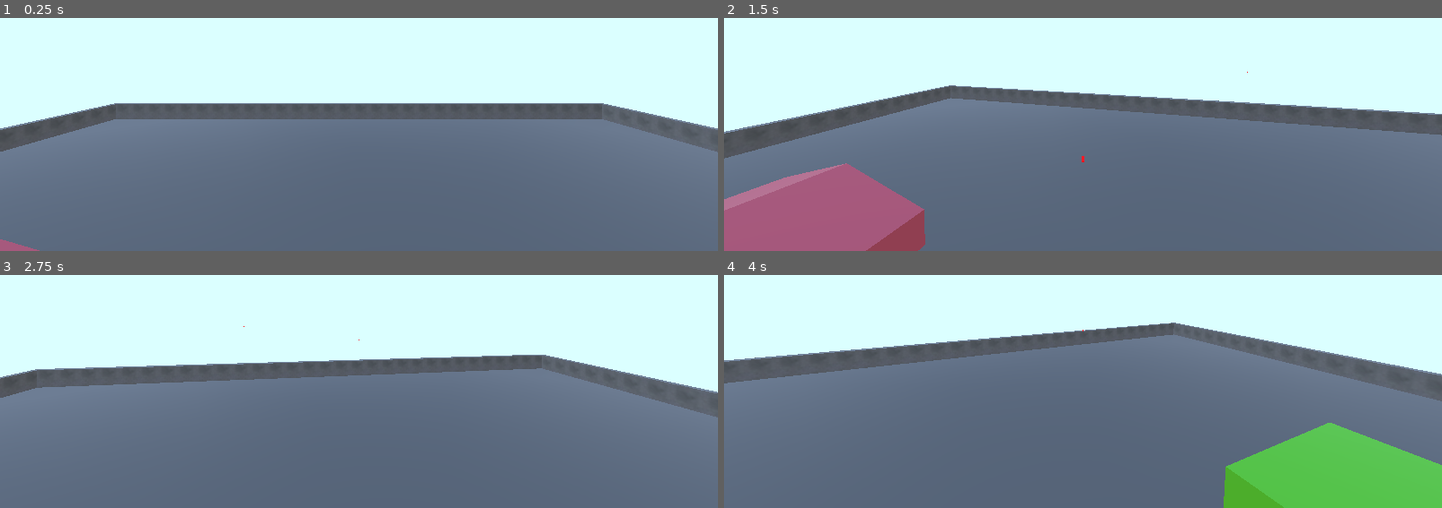
Above: before the commit, frames 1-4 (two rows, left to right).
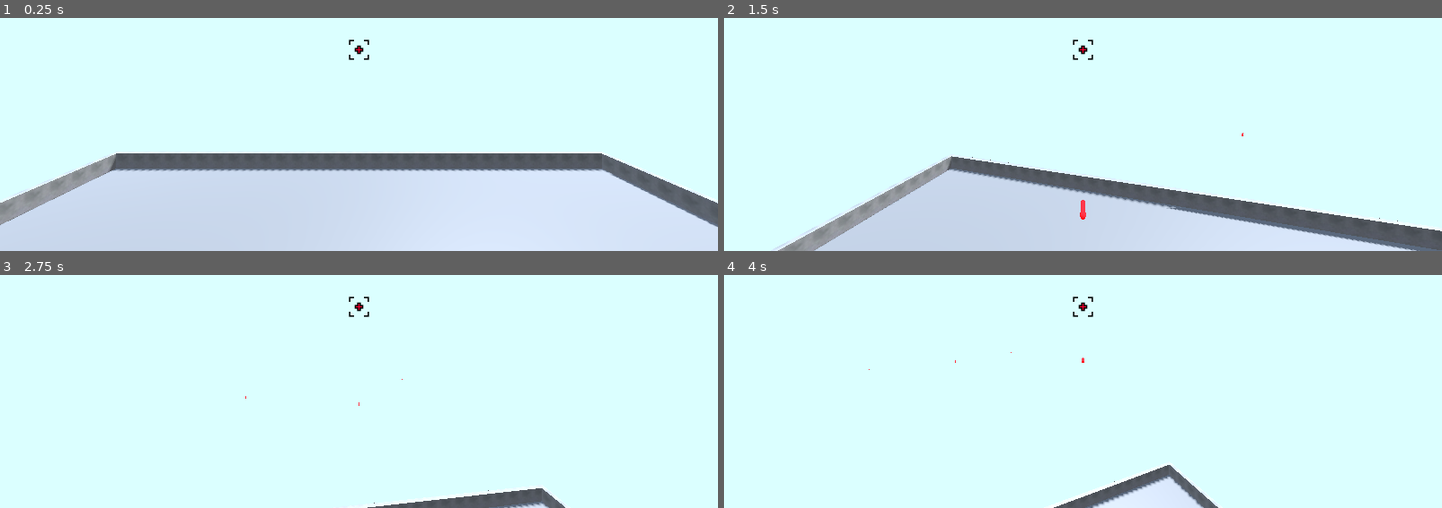
Above: after the commit, the same moments.

Repository: AlexandrMKC/game_jam
Game: Godot game, scene res://scenes/game.tscn
Same seed, same stepped clock (60 frames per second), same inputs: the game is played once before the commit and once after it.
Inputs (mouse positions are in pixels of both pictures, inside the frame that each line leads up to):
- Up to frame 1 (0.25 s): no input
- Up to frame 2 (1.5 s): tap Enter at 0.5 s; move the mouse to (1118, 48) at 0.52 s; press the mouse at (1118, 48) at 0.53 s; hold Space (move_up, bound only after the commit) from 0.53 s (still down); move the mouse to (1047, 50) at 1.27 s; release the mouse at (1047, 50) at 1.28 s; click (1047, 50) at 1.35 s
- Up to frame 3 (2.75 s): keep holding Space (move_up, bound only after the commit); move the mouse to (373, 300) at 2.02 s; press the mouse at (373, 300) at 2.03 s
- Up to frame 4 (4 s): keep holding Space (move_up, bound only after the commit); move the mouse to (1075, 312) at 2.77 s; release the mouse at (1075, 312) at 2.78 s; click (1075, 312) at 2.85 s; move the mouse to (1133, 312) at 3.52 s; press the mouse at (1133, 312) at 3.53 s

The runs differ from the first frame. In frame 1, 61% of the frame differs, in the area x 0-100%, y 9-100%; in frame 2, 62%; in frame 3, 61%; in frame 4, 70%.

Commit message:
add vertical movement, add health component

Diff:
--- a/locations/location_1.tscn
+++ b/locations/location_1.tscn
@@ -1,12 +1,22 @@
-[gd_scene load_steps=8 format=3 uid="uid://b5tc51obi0kks"]
+[gd_scene load_steps=12 format=3 uid="uid://b5tc51obi0kks"]
 
 [ext_resource type="PackedScene" uid="uid://bxk3hbm40e6ld" path="res://models/loc_1.gltf" id="1_f0f4m"]
+[ext_resource type="Script" path="res://scripts/Buildings/Building.gd" id="2_vbn2i"]
+[ext_resource type="Script" path="res://scripts/Components/HealthComponent.gd" id="3_xxj6t"]
 
 [sub_resource type="ConcavePolygonShape3D" id="ConcavePolygonShape3D_4vlmw"]
 data = PackedVector3Array(-50, 0, 50, 50, 0, -50, -50, 0, -50, -50, 0, 50, 50, 0, 50, 50, 0, -50, -49.0005, 1, 48.999,  …(1580 unchanged characters)…
 
+[sub_resource type="Resource" id="Resource_1y3yw"]
+script = ExtResource("3_xxj6t")
+TOTAL_HEALTH = 200.0
+
 [sub_resource type="ConcavePolygonShape3D" id="ConcavePolygonShape3D_mx2pa"]
 data = PackedVector3Array(-10, -2.5, 20, -10, 2.4999, -20, -10, 2.4999, 20, -10, -2.5, 20, -10, -2.5, -20, -10, 2.4999, …(714 unchanged characters)…
+
+[sub_resource type="Resource" id="Resource_vnbpw"]
+script = ExtResource("3_xxj6t")
+TOTAL_HEALTH = 100.0
 
 [sub_resource type="ConcavePolygonShape3D" id="ConcavePolygonShape3D_kyctw"]
 data = PackedVector3Array(-2.5, -2.5, 2.5, -2.5, 2.5, -7.5, -2.5, 2.5, 2.5, -2.5, -2.5, 2.5, -2.5, -2.5, -7.5, -2.5, 2. …(518 unchanged characters)…
@@ -37,7 +47,9 @@
 shape = SubResource("ConcavePolygonShape3D_4vlmw")
 
 [node name="Cube" parent="." index="1"]
-transform = Transform3D(0.5, 0, 0, 0, 0.5, 0, 0, 0, 0.5, -24.326, 2.24061, 0)
+transform = Transform3D(0.3, 0, 0, 0, 0.3, 0, 0, 0, 0.3, -24.326, 2.24061, 0)
+script = ExtResource("2_vbn2i")
+HEALTH_COMPONENT = SubResource("Resource_1y3yw")
 
 [node name="StaticBody3D" type="StaticBody3D" parent="Cube" index="0"]
 collision_layer = 2
@@ -47,7 +59,9 @@
 shape = SubResource("ConcavePolygonShape3D_mx2pa")
 
 [node name="Cube_001" parent="." index="2"]
-transform = Transform3D(0.75, 0, 0, 0, 0.75, 0, 0, 0, 0.75, 13.2901, 2.74735, 0)
+transform = Transform3D(0.5, 0, 0, 0, 0.5, 0, 0, 0, 0.5, 13.2901, 2.74735, 0)
+script = ExtResource("2_vbn2i")
+HEALTH_COMPONENT = SubResource("Resource_vnbpw")
 
 [node name="StaticBody3D" type="StaticBody3D" parent="Cube_001" index="0"]
 collision_layer = 2
@@ -58,3 +72,7 @@
 
 [node name="WorldEnvironment" type="WorldEnvironment" parent="." index="3"]
 environment = SubResource("Environment_284sd")
+
+[node name="DirectionalLight3D" type="DirectionalLight3D" parent="WorldEnvironment" index="0"]
+transform = Transform3D(-0.866023, -0.433016, 0.250001, 0, 0.499998, 0.866027, -0.500003, 0.749999, -0.43301, 0, 0, 0)
+shadow_enabled = true
--- a/project.godot
+++ b/project.godot
@@ -56,6 +56,16 @@
 "events": [Object(InputEventMouseButton,"resource_local_to_scene":false,"resource_name":"","device":-1,"window_id":0,"a …(253 unchanged characters)…
 ]
 }
+move_up={
+"deadzone": 0.5,
+"events": [Object(InputEventKey,"resource_local_to_scene":false,"resource_name":"","device":-1,"window_id":0,"alt_pressed":false,"shift_pressed":false,"ctrl_pressed":false,"meta_pressed":false,"pressed":false,"keycode":0,"physical_keycode":32,"key_label":0,"unicode":32,"location":0,"echo":false,"script":null)
+]
+}
+move_down={
+"deadzone": 0.5,
+"events": [Object(InputEventKey,"resource_local_to_scene":false,"resource_name":"","device":-1,"window_id":0,"alt_pressed":false,"shift_pressed":false,"ctrl_pressed":false,"meta_pressed":false,"pressed":false,"keycode":0,"physical_keycode":4194326,"key_label":0,"unicode":0,"location":0,"echo":false,"script":null)
+]
+}
 
 [layer_names]
 
--- a/scenes/game.tscn
+++ b/scenes/game.tscn
@@ -1,15 +1,36 @@
-[gd_scene load_steps=4 format=3 uid="uid://dvksxwjbv15cn"]
+[gd_scene load_steps=5 format=3 uid="uid://dvksxwjbv15cn"]
 
 [ext_resource type="Script" path="res://scripts/game.gd" id="1_2my3a"]
 [ext_resource type="PackedScene" uid="uid://vyrwgd2taex0" path="res://scenes/player.tscn" id="1_2ua3r"]
 [ext_resource type="PackedScene" uid="uid://b5tc51obi0kks" path="res://locations/location_1.tscn" id="3_787oh"]
+[ext_resource type="Texture2D" uid="uid://beklhmhwrqy6y" path="res://models/crosshair.png" id="4_eouho"]
 
 [node name="Game" type="Node3D"]
 script = ExtResource("1_2my3a")
 
-[node name="world" type="Node3D" parent="."]
+[node name="World" type="Node3D" parent="."]
 
-[node name="Player" parent="world" instance=ExtResource("1_2ua3r")]
-transform = Transform3D(1, 0, 0, 0, 1, 0, 0, 0, 1, 0, 10, 0)
+[node name="location1" parent="World" instance=ExtResource("3_787oh")]
 
-[node name="location1" parent="." instance=ExtResource("3_787oh")]
+[node name="Player" parent="World" instance=ExtResource("1_2ua3r")]
+transform = Transform3D(1, 0, 0, 0, 1, 0, 0, 0, 1, 0, 20, 0)
+
+[node name="UI" type="Control" parent="."]
+layout_mode = 3
+anchors_preset = 15
+anchor_right = 1.0
+anchor_bottom = 1.0
+grow_horizontal = 2
+grow_vertical = 2
+mouse_filter = 2
+
+[node name="Crosshair" type="TextureRect" parent="UI"]
+layout_mode = 1
+anchors_preset = 8
+anchor_left = 0.5
+anchor_top = 0.5
+anchor_right = 0.5
+anchor_bottom = 0.5
+grow_horizontal = 2
+grow_vertical = 2
+texture = ExtResource("4_eouho")
--- a/scenes/player.tscn
+++ b/scenes/player.tscn
@@ -1,18 +1,24 @@
-[gd_scene load_steps=5 format=3 uid="uid://vyrwgd2taex0"]
+[gd_scene load_steps=7 format=3 uid="uid://vyrwgd2taex0"]
 
 [ext_resource type="PackedScene" uid="uid://covww25y3n676" path="res://models/robot.gltf" id="1_h8jyn"]
 [ext_resource type="Script" path="res://scripts/player.gd" id="1_u5n7m"]
+[ext_resource type="Script" path="res://scripts/Components/HealthComponent.gd" id="2_sbnu8"]
 [ext_resource type="PackedScene" uid="uid://dawcj88u8xawr" path="res://scenes/turret.tscn" id="3_t1l53"]
+
+[sub_resource type="Resource" id="Resource_eisdi"]
+script = ExtResource("2_sbnu8")
+TOTAL_HEALTH = 100.0
 
 [sub_resource type="BoxShape3D" id="BoxShape3D_442m3"]
 size = Vector3(9, 1, 4)
 
 [node name="CharacterBody3D" type="CharacterBody3D" node_paths=PackedStringArray("WEAPONRY")]
 script = ExtResource("1_u5n7m")
+WEAPONRY = NodePath("PlayerMesh/Turret")
+HEALTH_COMPONENT = SubResource("Resource_eisdi")
 TILT_UPPER_LIMIT = 0.0
 BASE_SPEED = 20.0
 DECELERATION = 2.0
-WEAPONRY = NodePath("PlayerMesh/Turret")
 
 [node name="PlayerMesh" parent="." instance=ExtResource("1_h8jyn")]
 transform = Transform3D(-2.18557e-08, 0, -0.5, 0, 0.5, 0, 0.5, 0, -2.18557e-08, 0, 0, 0)
@@ -25,6 +31,6 @@
 shape = SubResource("BoxShape3D_442m3")
 
 [node name="CameraController" type="Node3D" parent="."]
-transform = Transform3D(1, 0, 0, 0, 0.707107, 0.707107, 0, -0.707107, 0.707107, 0, 5, 4)
+transform = Transform3D(1, 0, 0, 0, 0.4472, 0.8944, 0, -0.8944, 0.4472, 0, 5, 4)
 
 [node name="Camera3D" type="Camera3D" parent="CameraController"]
--- /dev/null
+++ b/scripts/Buildings/Building.gd
@@ -0,0 +1,14 @@
+class_name Building
+extends Node
+
+@export
+var HEALTH_COMPONENT : HealthComponent
+
+func _ready():
+	if !HEALTH_COMPONENT:
+		push_error("Missing Health component!")
+		return
+	HEALTH_COMPONENT.health_depleted.connect(_on_health_component_health_depleted)
+
+func _on_health_component_health_depleted():
+	queue_free()
--- /dev/null
+++ b/scripts/Components/HealthComponent.gd
@@ -0,0 +1,33 @@
+class_name HealthComponent
+extends Resource
+
+@export
+var TOTAL_HEALTH : float = 0
+
+signal health_depleted
+
+var _health : float
+
+func _init():
+	# грязный хак
+	call_deferred("Ready")
+
+func Ready():
+	_health = TOTAL_HEALTH
+	print(_health)
+
+func TakeDamage(damage: float):
+	# debug
+	if damage < 0:
+		push_warning("Damage is not positive, something is wrong")
+
+	_health -= damage
+	if _health <= 0.0 || is_zero_approx(_health):
+		health_depleted.emit()
+
+func Heal(value: float):
+	# debug
+	if value < 0:
+		push_warning("Heal value is not positive, something is wrong")
+
+	_health = clamp(_health + value, 0, TOTAL_HEALTH)
--- a/scripts/Projectiles/shell.gd
+++ b/scripts/Projectiles/shell.gd
@@ -2,7 +2,10 @@
 extends Node3D
 
 @export
-var SPEED: float = 100
+var SPEED: float = 40
+
+@export
+var RAYCAST_DISTANCE: float = -0.7 # forward
 
 @onready
 var MESH = $MeshInstance3D
@@ -11,17 +14,40 @@
 @onready
 var DESTRUCT_TIMER = $DestructTimer
 
+var _base_speed : float = 40
+
+var shell_damage : float = 0
+
+
 # Called when the node enters the scene tree for the first time.
 func _ready() -> void:
-	pass # Replace with function body.
+	if !MESH:
+		push_error("Missing shell mesh!")
+	if !RAYCAST:
+		push_error("Missing shell Raycast!")
+	if !DESTRUCT_TIMER:
+		push_error("Missing shell Destruct timer!")
+
+	if !shell_damage:
+		push_warning("Shell damage is zero, possibly was not set in weapon!")
+	scale = Vector3(1, 1, 1)
+
+	RAYCAST.target_position.z = RAYCAST_DISTANCE * SPEED / _base_speed
 
 
 # Called every frame. 'delta' is the elapsed time since the previous frame.
-func _process(delta: float) -> void:
+func _physics_process(delta: float) -> void:
 	position += transform.basis * Vector3.FORWARD * SPEED * delta
 	if RAYCAST.is_colliding():
 		MESH.visible = false
+		# maybe bad
+		var collider = RAYCAST.get_collider().get_parent() as Building
+		if collider:
+			collider.HEALTH_COMPONENT.TakeDamage(shell_damage)
+		#TODO - add effects, sound
+		print("hit")
 		queue_free()
 
 func _on_timer_timeout() -> void:
+	#TODO - maybe add something (should be an error scenario)
 	queue_free()
--- a/scripts/Weapons/turret.gd
+++ b/scripts/Weapons/turret.gd
@@ -2,7 +2,10 @@
 extends Weapon
 
 @export
-var ROTATION_SPEED: float = 0.3
+var SHELL_DAMAGE : float = 20
+
+@export
+var ROTATION_SPEED: float = 5
 
 @export_group("Horizontal Limits", "HORIZONTAL_")
 @export_range(-180, 180, 0.001, "degrees")
@@ -37,30 +40,40 @@
 @onready
 var BARREL: MeshInstance3D = get_node("Base/GunBarrel")
 
-var _rotation_requested: bool = false
-var _horizonal_rotation: float
-var _vertical_rotation: float
+#var _horizonal_rotation: float = 0
+#var _vertical_rotation: float = 0
+var _last_position: Vector3
 
 @onready
 var shell_class: Resource = load("res://scenes/shell.tscn")
-var instance: Shell
+var shell_instance: Shell
 
 func _ready() -> void:
-	pass # Replace with function body.
+	if !TURRET_BASE:
+		push_error("Missing Turret base!")
+	if !BARREL:
+		push_error("Missing Turret barrel!")
+	if !shell_class:
+		push_error("Missing shell class script!")
 
 func _process(delta: float) -> void:
 	pass
 
-func _physics_process(delta: float) -> void:
-	if !_rotation_requested:
-		return
-
-
-func _RotateTo(position: Vector3):
-	look_at(position)
+func _RotateTo(delta: float, target_position: Vector3 = _last_position):
+	#var direction = (global_position - position).normalized()
+	#_horizonal_rotation = clamp(atan2(direction.x, direction.z), HORIZONTAL_LEFT_ROTATION_LIMIT, HORIZONTAL_RIGHT_ROTATION_LIMIT) * delta
+	#_vertical_rotation = clamp(atan2(direction.y, direction.z * direction.z + direction.x * direction.x), VERTICAL_LOWER_ROTATION_LIMIT, VERTICAL_UPPER_ROTATION_LIMIT) * delta
+	#TURRET_BASE.transform.basis = Basis.from_euler(Vector3(0, _horizonal_rotation, 0))
+	#BARREL.transform.basis = Basis.from_euler(Vector3(_vertical_rotation, 0, 0))
+	var new_transform = TURRET_BASE.global_transform.looking_at(target_position)
+	TURRET_BASE.global_transform = TURRET_BASE.global_transform.interpolate_with(new_transform, ROTATION_SPEED * delta)
+	TURRET_BASE.scale = Vector3(1, 1, 1)
+	_last_position = target_position
 
 func _Shoot() -> void:
-	instance = shell_class.instantiate()
-	instance.position = BARREL.global_position
-	instance.transform.basis = BARREL.global_transform.basis
-	get_tree().root.add_child(instance)
+	shell_instance = shell_class.instantiate()
+	shell_instance.shell_damage = SHELL_DAMAGE
+	shell_instance.position = BARREL.global_position
+	shell_instance.transform.basis = BARREL.global_transform.basis
+	get_tree().root.add_child(shell_instance)
+	#TODO - add effects, sound
--- a/scripts/Weapons/weapon.gd
+++ b/scripts/Weapons/weapon.gd
@@ -4,5 +4,5 @@
 func _Shoot() -> void:
 	return
 
-func _RotateTo(position: Vector3) -> void:
+func _RotateTo(delta: float, target_position: Vector3) -> void:
 	return
--- a/scripts/player.gd
+++ b/scripts/player.gd
@@ -1,6 +1,12 @@
 class_name Player extends CharacterBody3D
+
+@export_group("")
+@export
+var WEAPONRY : Weapon
+@export
+var HEALTH_COMPONENT : HealthComponent
+
 @export_category("Mouse Raycast")
-
 @export_flags_3d_physics
 var RAYCAST_COLLISION_MASK : int = 2
 @export
@@ -24,25 +30,32 @@
 	set(value):
 		TILT_LOWER_LIMIT = value
 
-@export_group("Speed Parameters")
+@export_group("Movement Parameters")
 @export
-var BASE_SPEED : float = 10.0
+var BASE_SPEED : float = 15.0
 @export
-var ACCELERATION : float = 5.0
+var ACCELERATION : float = 8.0
 @export
-var DECELERATION : float = 5.0
+var DECELERATION : float = 8.0
+@export
+var VERTICAL_SPEED : float = 10.0
+@export
+var VERTICAL_ACCELERATION : float = 5.0
+@export
+var VERTICAL_DECELERATION : float = 5.0
+@export
+var MINIMUM_HEIGHT : float = 10.0
+@export
+var MAXIMUM_HEIGHT : float = 50.0
 
-@export_group("")
-@export
-var WEAPONRY : Weapon
+
 @onready
 var CAMERA_CONTROLLER : Node3D = get_node("CameraController")
 @onready
 var CAMERA : Camera3D = $CameraController/Camera3D
 
-#signal rotate_turret_to(position: Vector3)
-
 var _main_movement : Vector3 = Vector3.ZERO
+var _vertical_movement : float = 0
 
 var _rotation_input : Vector2 = Vector2.ZERO
 var _player_rotation : Vector3 = Vector3.ZERO
@@ -52,6 +65,20 @@
 	set(value):
 		_camera_rotation = value
 		_camera_rotation.x = clamp(_camera_rotation.x, TILT_LOWER_LIMIT, TILT_UPPER_LIMIT)
+
+func _ready():
+	if !HEALTH_COMPONENT:
+		push_error("Missing Health component!")
+
+	if !WEAPONRY:
+		push_error("Missing Weaponry!")
+
+	if !CAMERA:
+		push_error("Missing Camera!")
+
+	if !CAMERA_CONTROLLER:
+		push_error("Missing Camera controller!")
+
 
 func _physics_process(delta: float) -> void:
 	UpdateCamera(delta)
@@ -63,12 +90,22 @@
 		_main_movement = _main_movement.lerp(direction * BASE_SPEED, ACCELERATION * delta);
 	else:
 		_main_movement = _main_movement.lerp(Vector3.ZERO, DECELERATION * delta)
+
+	if Input.is_action_pressed("move_up"):
+		_vertical_movement = lerp(_vertical_movement, VERTICAL_SPEED, VERTICAL_ACCELERATION * delta)
+	elif Input.is_action_pressed("move_down"):
+		_vertical_movement = lerp(_vertical_movement, -VERTICAL_SPEED, VERTICAL_ACCELERATION * delta)
+	else:
+		_vertical_movement = lerp(_vertical_movement, 0.0, VERTICAL_DECELERATION * delta)
+
 	var player_points_to = RaycastFromMouse()
 	if player_points_to != Vector3.ZERO:
-		WEAPONRY._RotateTo(player_points_to)
+		WEAPONRY._RotateTo(delta, player_points_to)
 
-	velocity = _main_movement
+	velocity = _main_movement + Vector3(0, _vertical_movement, 0)
 	move_and_slide()
+
+	position.y = clamp(position.y, MINIMUM_HEIGHT, MAXIMUM_HEIGHT)
 
 func _unhandled_input(event: InputEvent) -> void:
 	if event is InputEventMouseMotion:
@@ -97,3 +134,8 @@
 	if collision:
 		return collision["position"]
 	return Vector3.ZERO
+
+
+func _on_health_component_health_depleted() -> void:
+	print("You died!")
+	#TODO - change to actual stuff
Binary file added: models/crosshair.png
Not shown, added: models/crosshair.png.import
